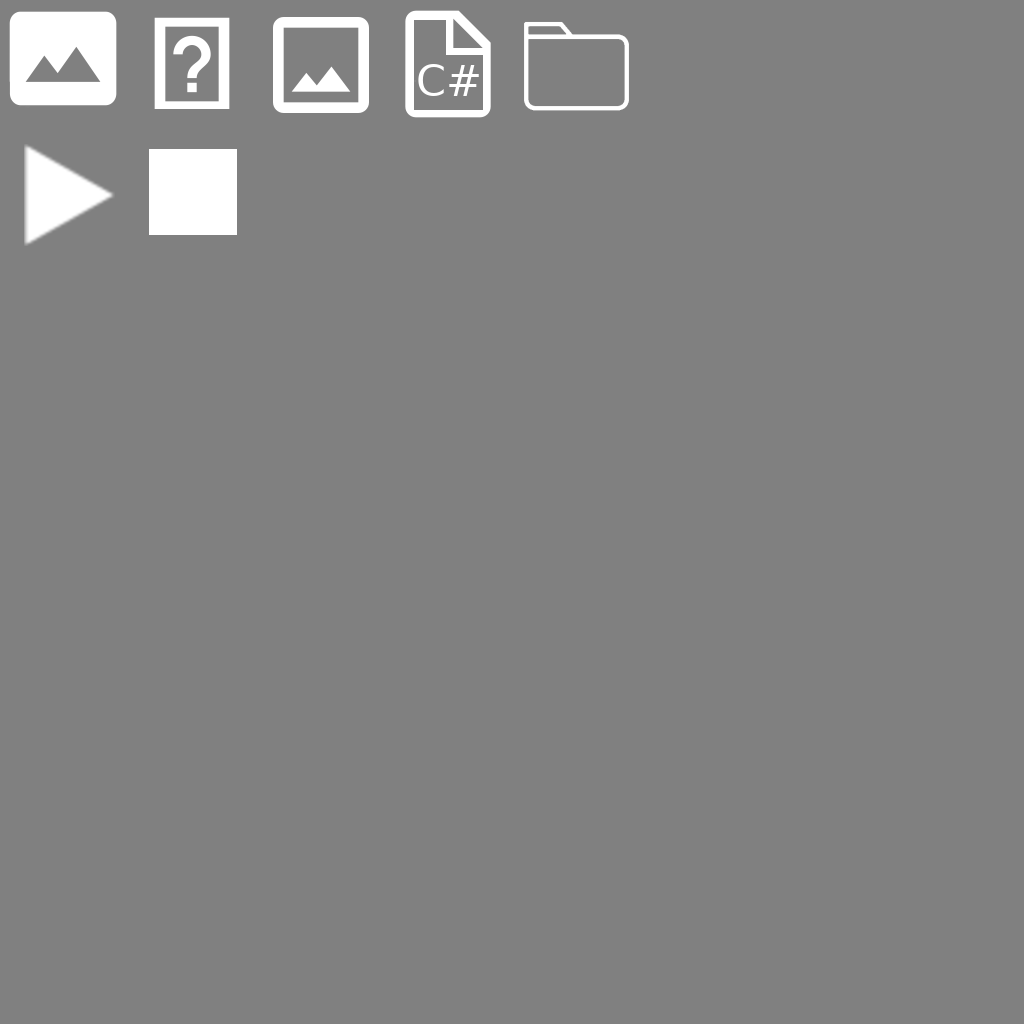
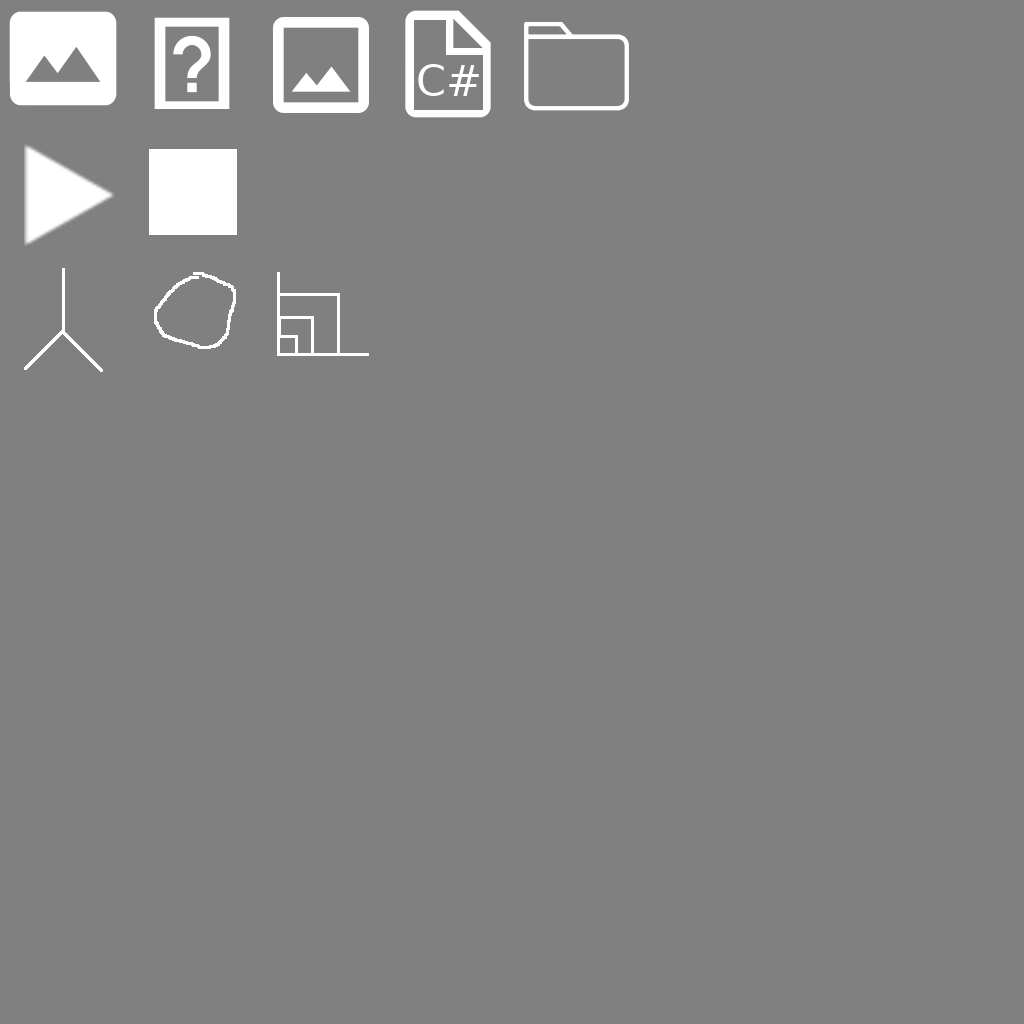
Comparing the layer stacks of the two 1024 x 1024 images. Changes:
added group "Gizmos" with 1 layers over [24, 268, 369, 372]
added layer "2D Transform" in group "Gizmos" over [24, 268, 369, 372]
